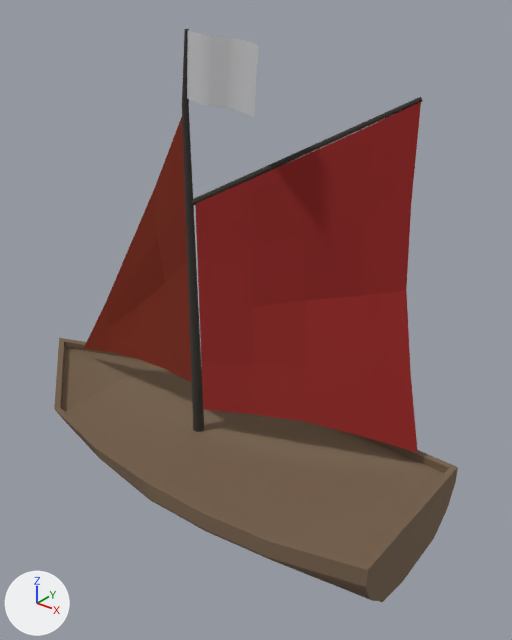
Before and after pictures for a commit that changed the OBJ model src/client/assets/models/ships/boat.obj.
Both versions are drawn from a 50 mm camera at (206.0, -276.0, 131.0) aimed at (-24.0, 11.0, -47.0). The axes (+X, +Y, +Z) are drawn at lower left. The lights are the same throughout. Where no turn or scale is listed for an object, it has been applied to the vertices.

Objects in the first picture: 'Body', 'Mast', 'Sail'.
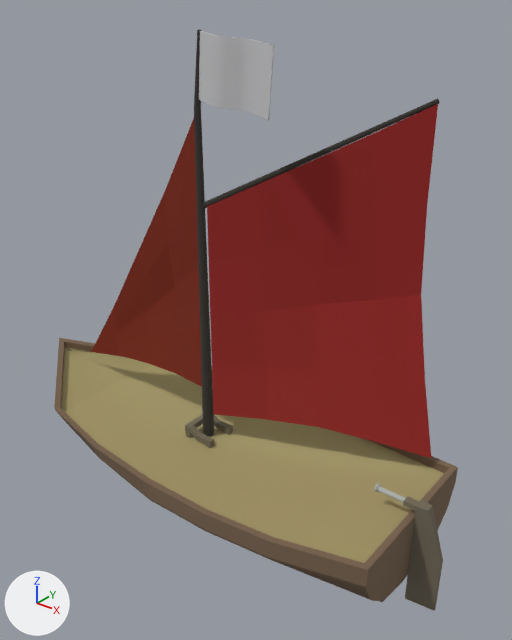
Commit message: fix boat model

What differs and where, as boxes (x1, y1, x2, y2) in the pictures (512 x 640 px; the box of a moved part takes in the faces that stretch with it):
'Sail', mesh moved
    before: (71, 102, 421, 452)
    after: (67, 104, 438, 458)
'Body', reshaped
    before: (54, 338, 458, 602)
    after: (54, 338, 458, 611)
'Mast', reshaped
    before: (182, 29, 423, 432)
    after: (194, 30, 440, 437)
part 1 of me_body, added (brown)
    after: (185, 414, 233, 448)
part 2 of me_body, added
    after: (374, 483, 406, 503)
part 3 of me_body, added (brown)
    after: (403, 496, 443, 611)
part 4 of me_body, surface changed (brown to yellow)
    both: (61, 348, 444, 563)
part 5 of me_mast, moved or reshaped
    before: (182, 29, 204, 432)
    after: (194, 30, 214, 437)
part 6 of me_mast, moved or reshaped
    before: (191, 97, 423, 206)
    after: (202, 99, 440, 209)
part 7 of me_mast, moved or reshaped
    before: (187, 30, 258, 118)
    after: (199, 31, 274, 120)

The change, as a diff of the scene's bpy script:
```diff
--- a/src/client/assets/models/ships/boat.obj.py
+++ b/src/client/assets/models/ships/boat.obj.py
@@ me_body @@
 # used by ob_body; location = (0.0, 0.0, 0.0)
-me_body.from_pydata(...)  # 141 vertices, 138 faces; spans x -202.0..92.0, y -63.0..63.0, z -177.0..-111.0
+me_body.from_pydata(...)  # 271 vertices, 262 faces; spans x -202.0..108.0, y -63.0..63.0, z -177.0..-111.0
+# me_body part 1: a new loose piece of 56 vertices spanning x -63.0..-42.0, y -11.0..11.0, z -133.0..-125.0, in mat_mat (picture img_tex_png)
+# me_body part 2: a new loose piece of 50 vertices spanning x 67.0..85.0, y -3.0..3.0, z -117.0..-112.0, in mat_mat (picture img_tex_png)
+# me_body part 3: a new loose piece of 24 vertices spanning x 85.0..108.0, y -3.0..3.0, z -176.0..-112.0, in mat_mat (picture img_tex_png)
+# me_body part 4: 12 kept faces spanning x -197.0..88.0, y -59.0..59.0, z -133.0..-118.0 get new texture (UV) coordinates
 me_body.materials.append(mat_mat)
@@ me_mast @@
 # used by ob_mast; location = (0.0, 0.0, 0.0)
-me_mast.from_pydata(...)  # 135 vertices, 98 faces; spans x -66.0..53.0, y -7.0..40.0, z -133.0..107.0
+me_mast.from_pydata(...)  # 220 vertices, 202 faces; spans x -57.0..62.0, y -8.0..40.0, z -133.0..107.0
+# me_mast part 5: the loose piece of 30 vertices spanning x -66.0..-58.0, y -3.0..3.0, z -133.0..107.0 is moved by (9.0, 0.0, 0.0)
+# me_mast part 6: the loose piece of 20 vertices spanning x -63.0..53.0, y -1.0..40.0, z 15.0..80.0 is moved by (9.0, 0.0, 0.0)
+# me_mast part 7: 5 vertices moved within x -39.0..-20.0, y -5.0..-2.0, z 81.0..96.0; 80 vertices removed from x -61.0..-7.0, y -7.0..0.0, z 70.0..107.0; 165 vertices added at x -53.0..1.0, y -8.0..0.0, z 70.0..107.0
 me_mast.materials.append(mat_mat)
@@ me_sail @@
 me_sail.from_pydata(...)  # 108 vertices, 102 faces; spans x -203.0..69.0, y 0.0..45.0, z -119.0..78.0
 # used by ob_sail; location = (0.0, 0.0, 0.0)
+# me_sail part 8: the whole mesh is moved by (9.0, 0.0, 0.0)
 me_sail.materials.append(mat_mat)
```
